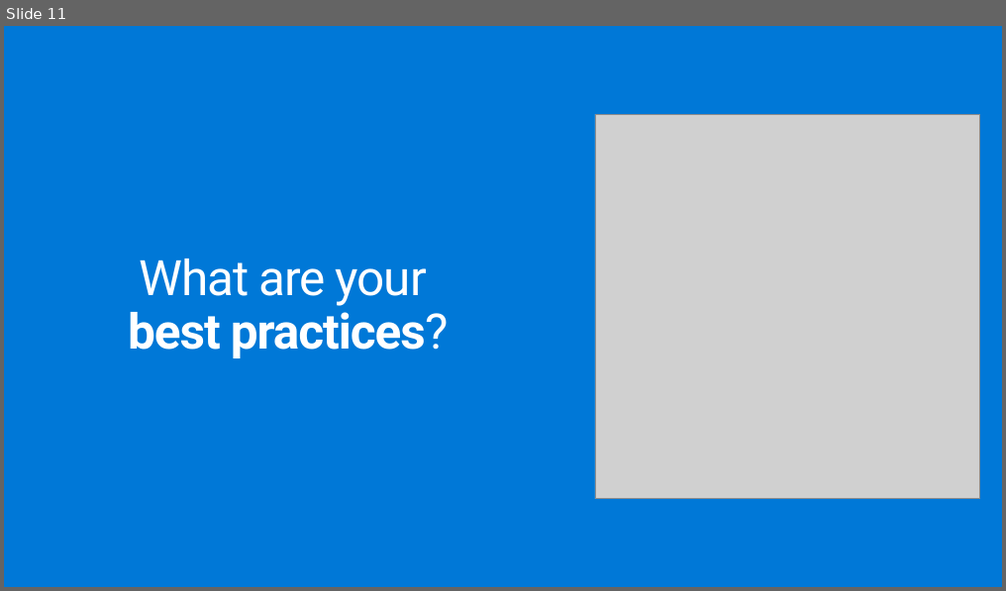
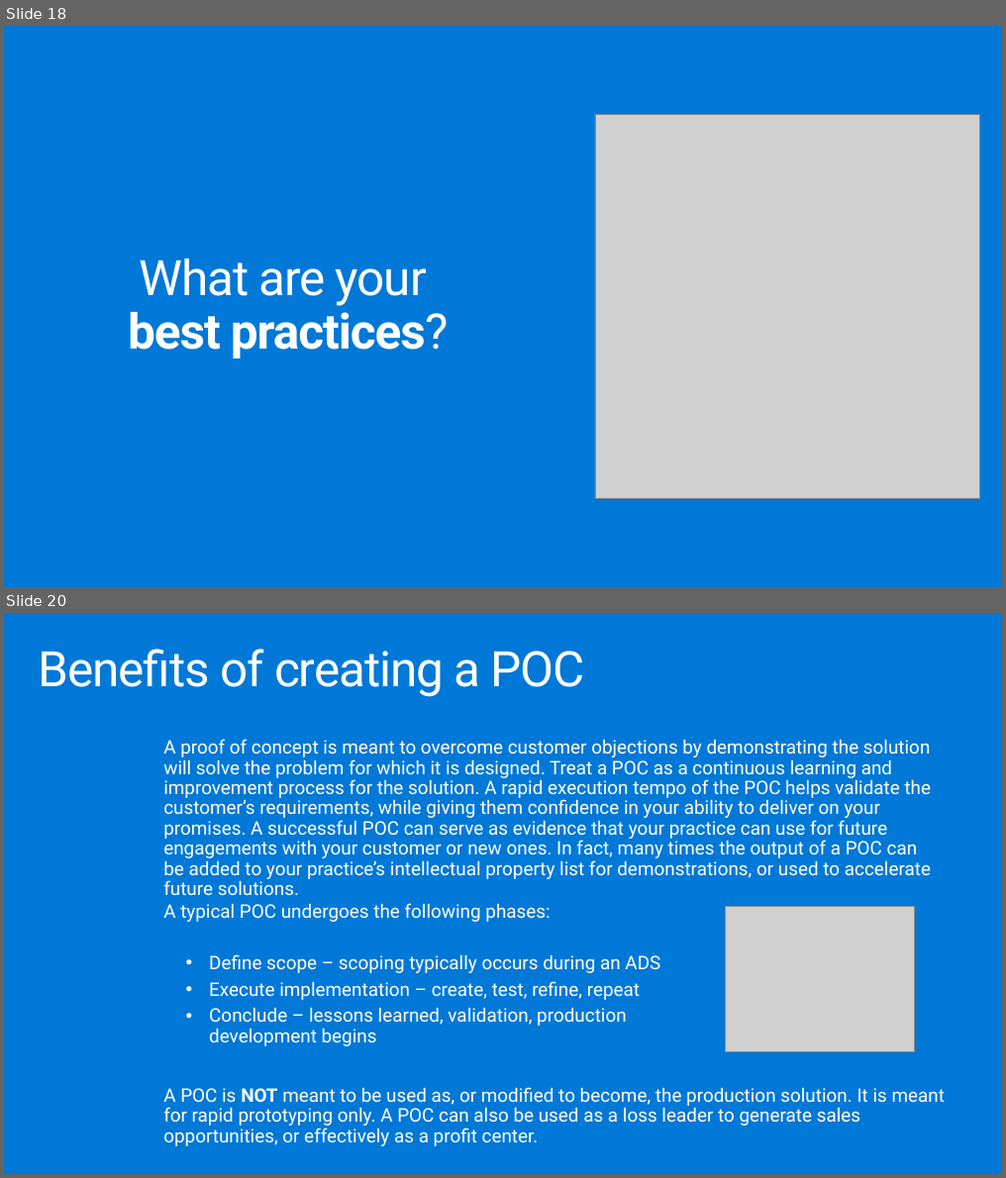
Before and after one commit to solliancenet/ica-wbs, a slide deck: Financial service modernization workshop/mastering-the-ads-deck.pptx. Shown one above the other, each under a label of ours: slide 11 before the commit, slides 18 and 20 after it; the slides between them are not shown. The pictures are 1006x591 and 1006x1178 pixels, drawn with LibreOffice and Linux fonts; fonts in the diff are those of the drawing; grey boxes stand for pictures. Boxes give left, top, right and bottom in pixels: in the first picture for what was removed or moved away, otherwise in the second. Text is boxed around its words. In the diff, an @@ line names an element or a change of style, - is before the commit and + after.

```diff
--- a/Financial service modernization workshop/mastering-the-ads-deck.pptx
+++ b/Financial service modernization workshop/mastering-the-ads-deck.pptx
@@ slide 20 added at (4,613,1002,1174), background #0078D7 @@
@@ title added at (38,649,584,697), 47 pt, text #FFFFFF @@
+Benefits of creating a POC
@@ text added at (163,739,932,896), 18 pt, text #FFFFFF @@
+A proof of concept is meant to overcome customer objections by demonstrating the solution will solve the problem for which it is designed. Treat a POC as a continuous learning and improvement process for the solution. A rapid execution tempo of the POC helps validate the customer’s requirements, while giving them confidence in your ability to deliver on your promises. A successful POC can serve as evidence that your practice can use for future engagements with your customer or new ones. In fact, many times the output of a POC can be added to your practice’s intellectual property list for demonstrations, or used to accelerate future solutions.
@@ text added at (163,903,549,922), 18 pt, text #FFFFFF @@
+A typical POC undergoes the following phases:
@@ picture added at (725,906,915,1052) @@
@@ text added at (209,955,660,1047), 18 pt, text #FFFFFF @@
+• Define scope – scoping typically occurs during an ADS
+• Execute implementation – create, test, refine, repeat
+• Conclude – lessons learned, validation, production development begins
@@ text added at (163,1087,944,1147), 18 pt, text #FFFFFF @@
+A POC is NOT meant to be used as, or modified to become, the production solution. It is meant for rapid prototyping only. A POC can also be used as a loss leader to generate sales opportunities, or effectively as a profit center.
@@ what was slide 11 is now slide 18 @@
```
Also in this commit, not shown: 1 slide changed, 11 other slides added.
